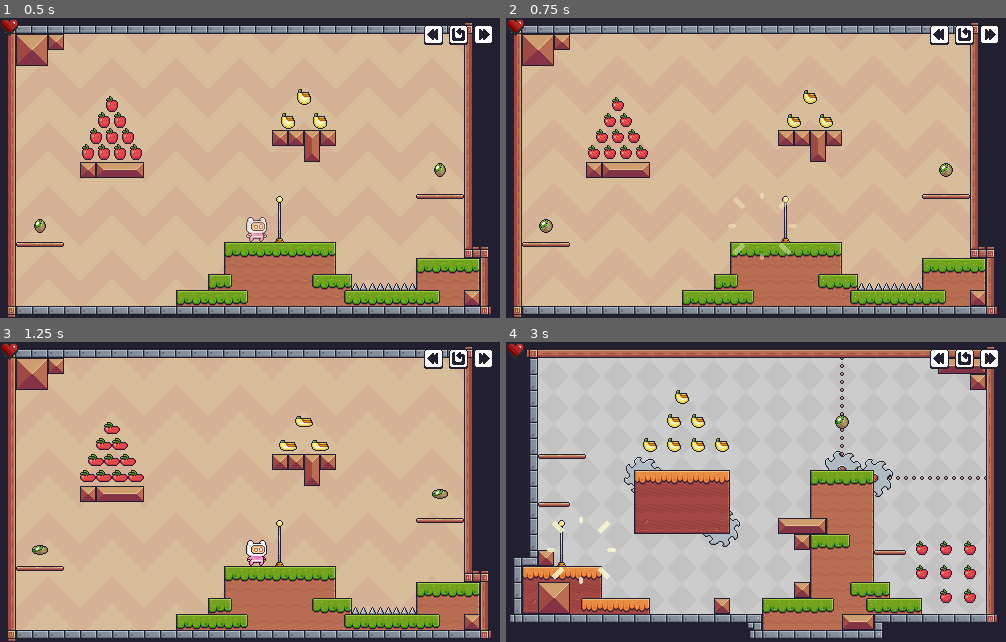
Above: before the commit, frames 1-4 (two rows, left to right).
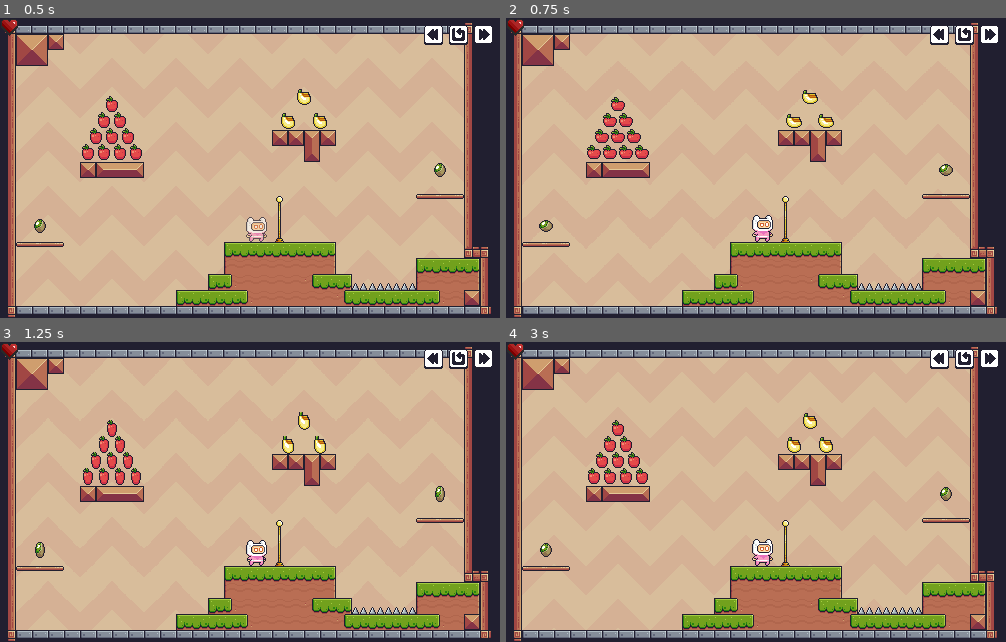
Above: after the commit, the same moments.

Repository: Javi-CD/godot4-platformer2D
Game: Godot game, scene res://src/scenes/game/game.tscn
Two runs of this game, one before a commit and one after it. Both use one fixed random seed, a clock stepped at 60 frames per second and the inputs below.
Inputs (mouse positions are in pixels of both pictures, inside the frame that each line leads up to):
- Up to frame 1 (0.5 s): no input
- Up to frame 2 (0.75 s): click (966, 42) at 0.5 s
- Up to frame 3 (1.25 s): no input
- Up to frame 4 (3 s): click (966, 366) at 1.25 s; click (966, 366) at 2 s; click (991, 366) at 2.75 s

Frame 1 is identical in both runs. In frame 2, 1.1% of the frame differs, in the area x 6-90%, y 24-81%; in frame 3, 1.5%; in frame 4, 88%, in the area x 0-99%, y 1-100%.
Error after the commit: Parse Error: Expected end of statement after expression, found "Identifier" instead. (res://src/scenes/hud/hud.gd:51)

Commit message:
fix(audio): call SoundManager methods directly on singleton instance

Diff:
--- a/src/scenes/hud/hud.gd
+++ b/src/scenes/hud/hud.gd
@@ -43,13 +43,12 @@
 		button.resized.connect(_on_button_resized.bind(button))
 
 	button.button_down.connect(func():
-		if SoundManager != null and SoundManager.has_method("play_sfx"):
-			SoundManager.play_sfx("click", 0.05)
+		SoundManager.play_sfx("click", 0.05)
 
 		var tween := button.create_tween().set_trans(Tween.TRANS_QUAD).set_ease(Tween.EASE_OUT)
 		tween.tween_property(button, "scale", Vector2(0.85, 0.85), 0.06)
 		tween.parallel().tween_property(button, "modulate", Color(0.75, 0.75, 0.75), 0.06)
-	)
+	)s
 
 	button.button_up.connect(func():
 		var tween := button.create_tween().set_trans(Tween.TRANS_BACK).set_ease(Tween.EASE_OUT)
--- a/src/scenes/player/player.gd
+++ b/src/scenes/player/player.gd
@@ -271,8 +271,7 @@
 	coyote_timer = 0.0
 	performed_double_jump = false
 	_emit_jump_dust()
-	if SoundManager != null and SoundManager.has_method("play_sfx"):
-		SoundManager.play_sfx("jump", 0.06)
+	SoundManager.play_sfx("jump", 0.06)
 
 
 func perform_double_jump() -> void:
@@ -281,8 +280,7 @@
 	coyote_timer = 0.0
 	air_jumps_used += 1
 	performed_double_jump = true
-	if SoundManager != null and SoundManager.has_method("play_sfx"):
-		SoundManager.play_sfx("jump", 0.12)
+	SoundManager.play_sfx("jump", 0.12)
 
 
 func perform_wall_jump() -> void:
@@ -299,8 +297,7 @@
 	wall_jump_lock_timer = WALL_JUMP_LOCK_TIME
 
 	sprite.flip_h = jump_dir < 0.0
-	if SoundManager != null and SoundManager.has_method("play_sfx"):
-		SoundManager.play_sfx("jump", 0.08)
+	SoundManager.play_sfx("jump", 0.08)
 
 
 func play_animation(animation_name: StringName) -> void:
@@ -456,8 +453,7 @@
 
 	sprite.flip_h = hit_direction < 0.0
 	play_animation(&"hurt")
-	if SoundManager != null and SoundManager.has_method("play_sfx"):
-		SoundManager.play_sfx("hurt")
+	SoundManager.play_sfx("hurt")
 
 
 func _on_sprite_animation_finished() -> void:
Not shown: 1 places in src/scenes/autoload/sound_manager.tscn that only renumber resources
